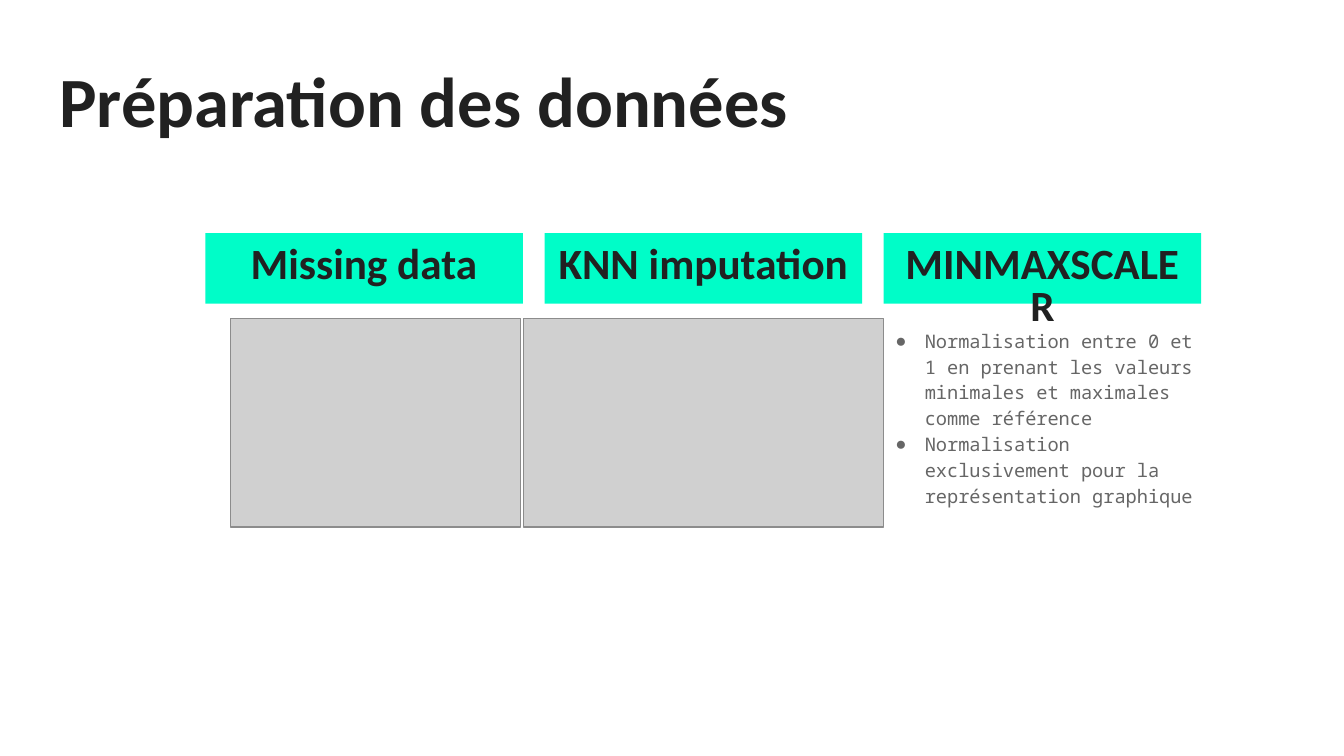
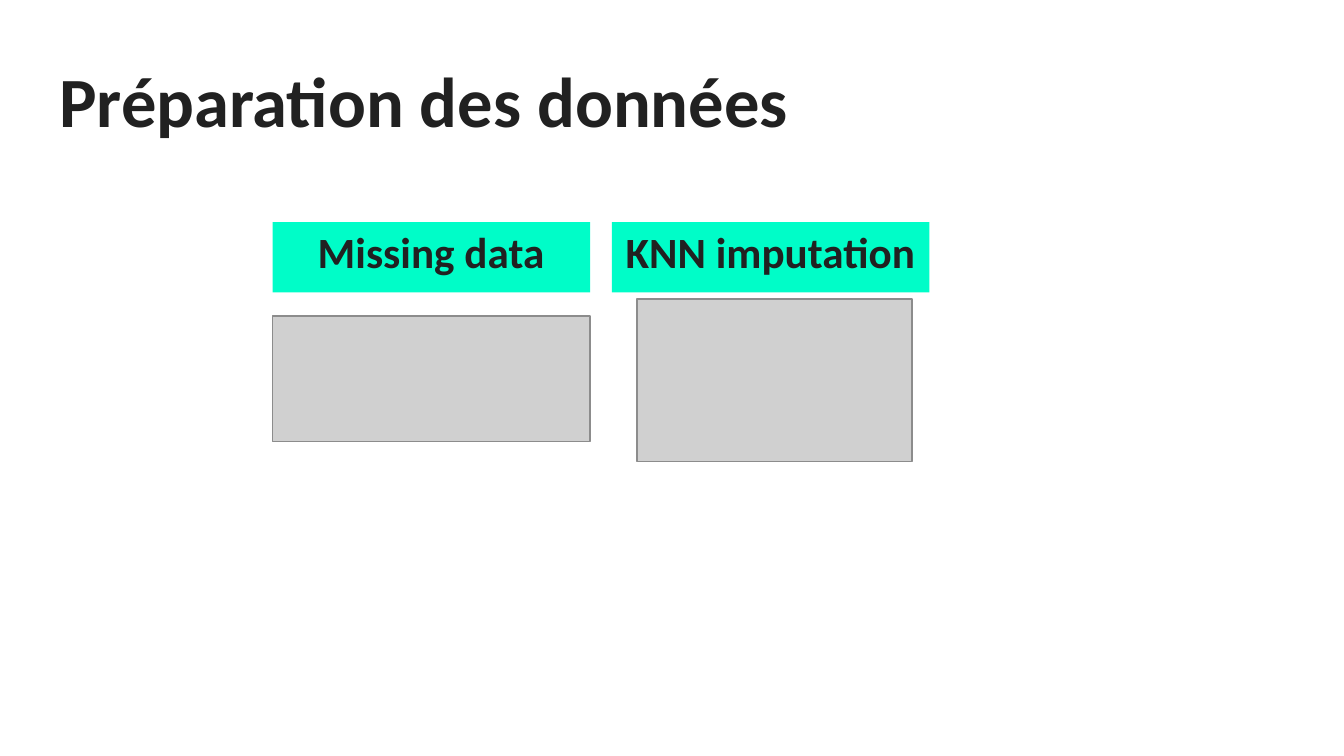
Before and after one commit to Laoban-man/P5_segmentation, a slide deck: slide 4 of source/P5_01_Support.pptx (slide 5 before the commit). Drawn at 1344x756 pixels with LibreOffice and Linux fonts; fonts in the diff are those of the drawing; grey boxes stand for pictures. Boxes give left, top, right and bottom in pixels: in the first picture for what was removed or moved away, otherwise in the second. Text is boxed around its words. In the diff, an @@ line names an element or a change of style, - is before the commit and + after.

```diff
--- a/source/P5_01_Support.pptx
+++ b/source/P5_01_Support.pptx
@@ text "Missing data": place and size @@
-text "Missing data" at (206,234,523,304)
+text "Missing data" at (273,222,590,292)
@@ text "KNN imputation": place and size @@
-text "KNN imputation" at (544,234,862,304)
+text "KNN imputation" at (612,222,929,292)
@@ text removed at (884,234,1202,304) @@
-MINMAXSCALER
@@ picture: place and size @@
-picture at (523,319,883,528)
+picture at (637,298,913,461)
@@ picture removed at (230,319,520,528) @@
@@ picture added at (273,316,590,441) @@
@@ text removed at (925,334,1193,482) @@
-● Normalisation entre 0 et 1 en prenant les valeurs minimales et maximales comme référence
-● Normalisation exclusivement pour la représentation graphique
```
Also in this commit, not shown: 4 other slides changed, 4 slides added, 8 other files.
